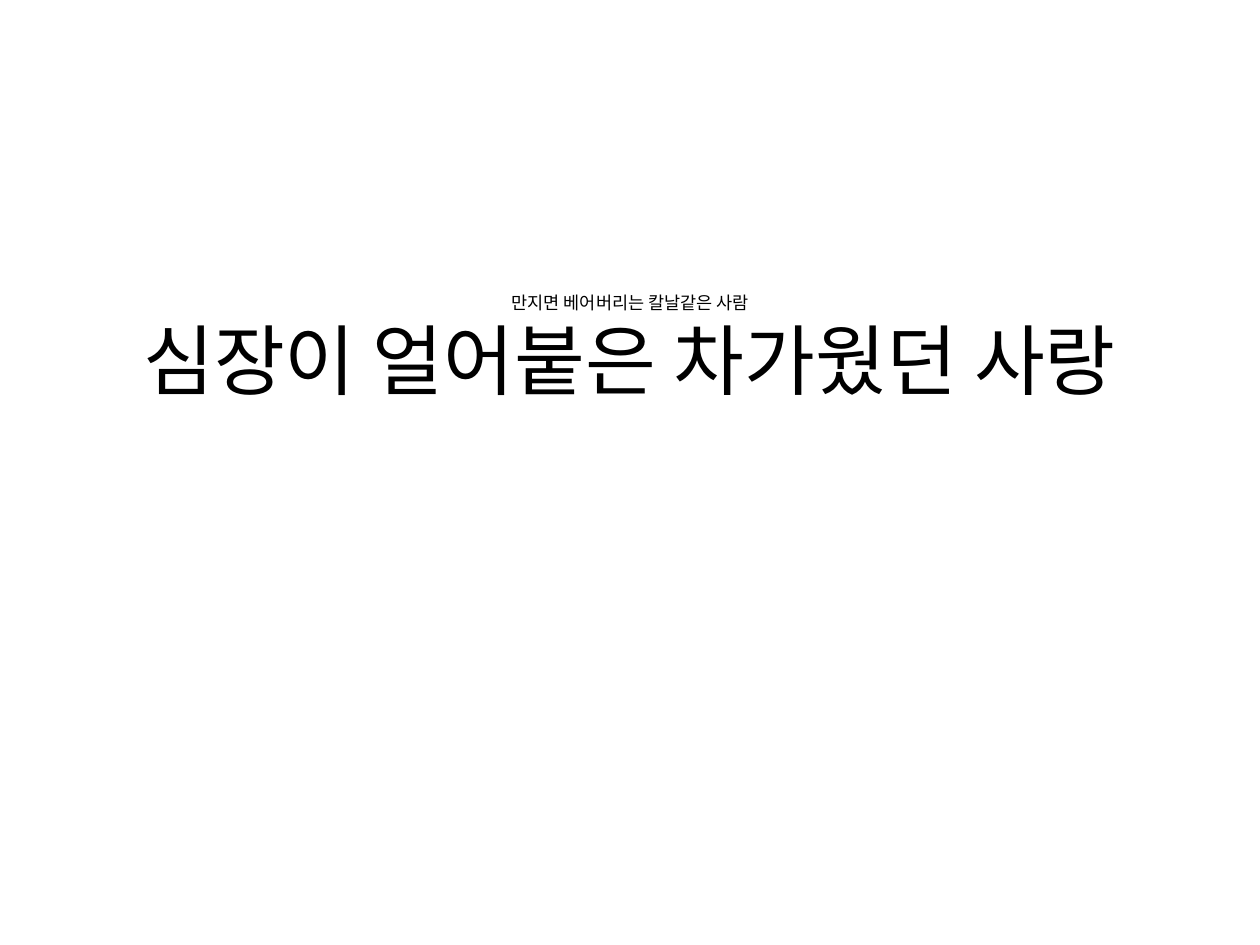
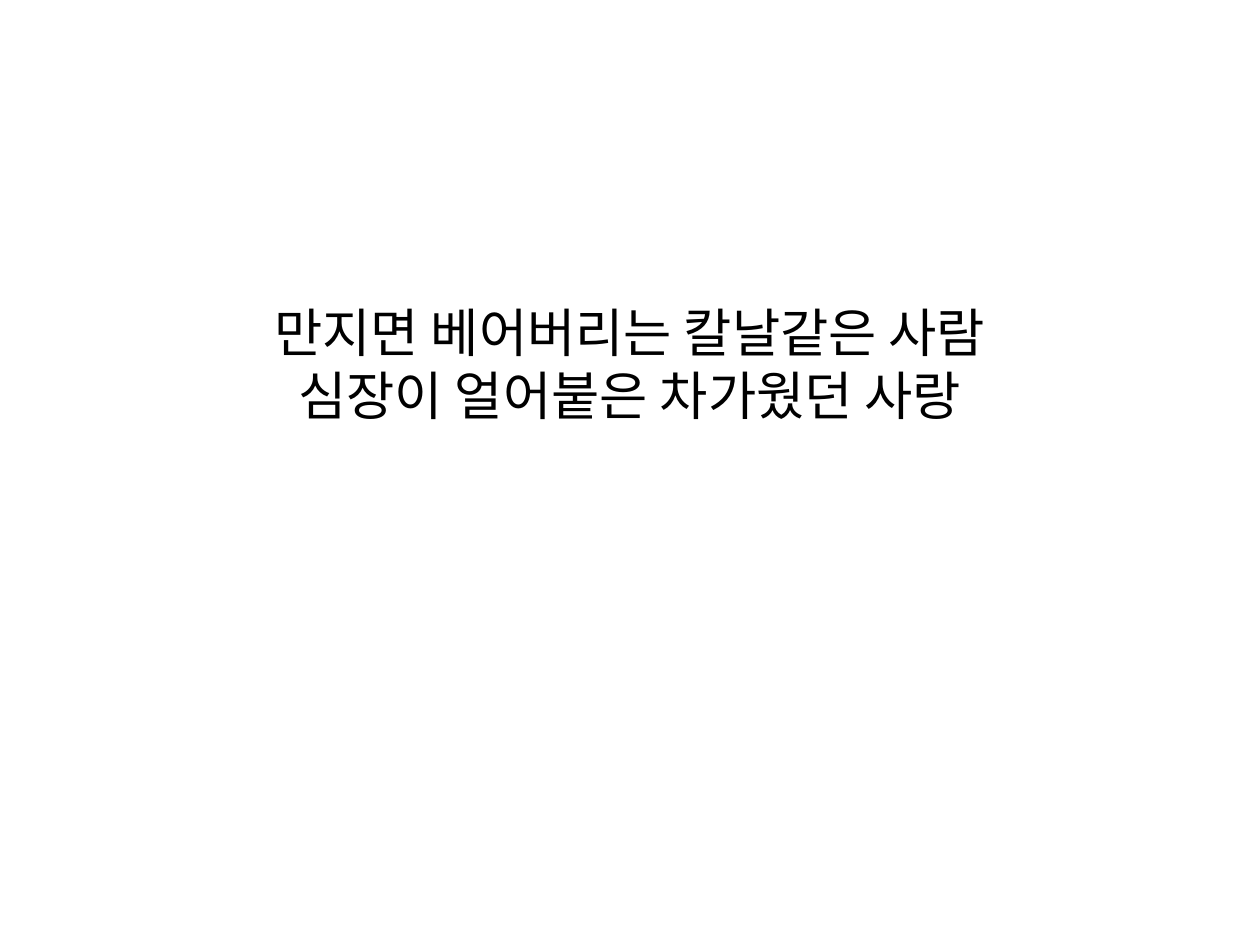
Before and after one commit to everydayday/pptTransform, a slide deck: slide 12 of Slide/add all slides1.pptx. Drawn at 1260x945 pixels with LibreOffice and Linux fonts; fonts in the diff are those of the drawing. Boxes give left, top, right and bottom in pixels: in the first picture for what was removed or moved away, otherwise in the second. Text is boxed around its words. In the diff, an @@ line names an element or a change of style, - is before the commit and + after.

```diff
--- a/Slide/add all slides1.pptx
+++ b/Slide/add all slides1.pptx
@@ title at [274,308,986,419]: text changed; size 10 to 30 pt @@
-만지면 베어버리는 칼날같은 사람
-심장이 얼어붙은 차가웠던 사랑
+만지면 베어버리는 칼날같은 사람
+심장이 얼어붙은 차가웠던 사랑
```
Also in this commit, not shown: 39 other slides changed, 3 other files.
